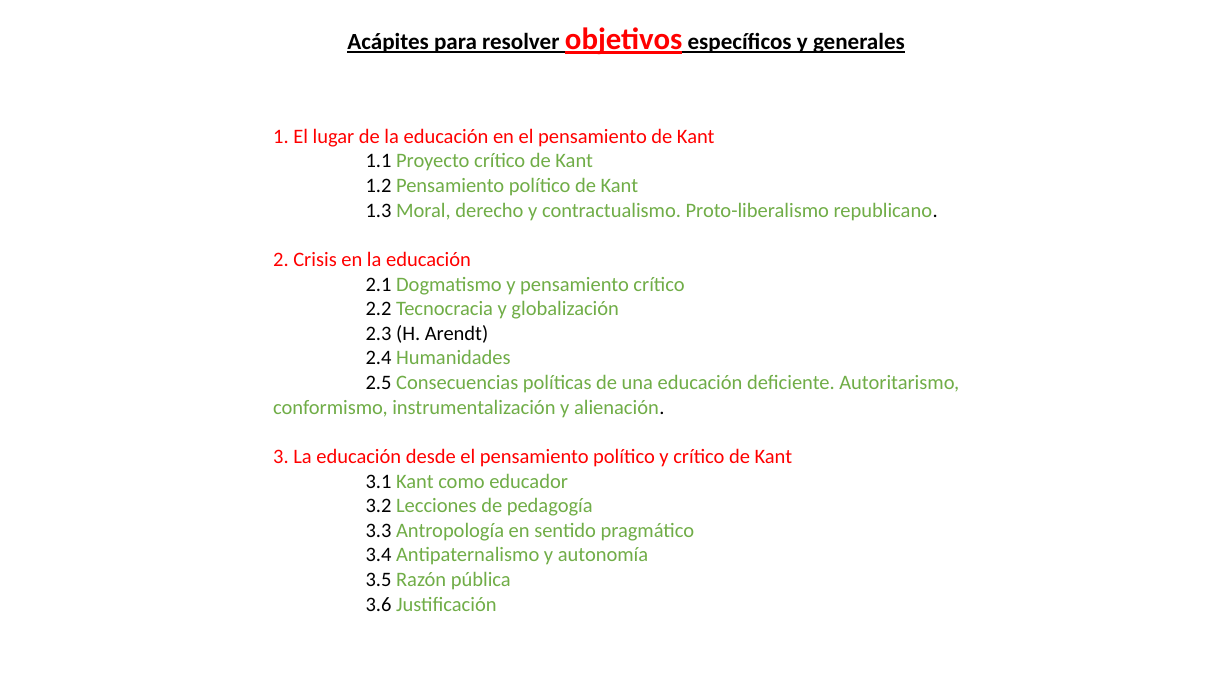
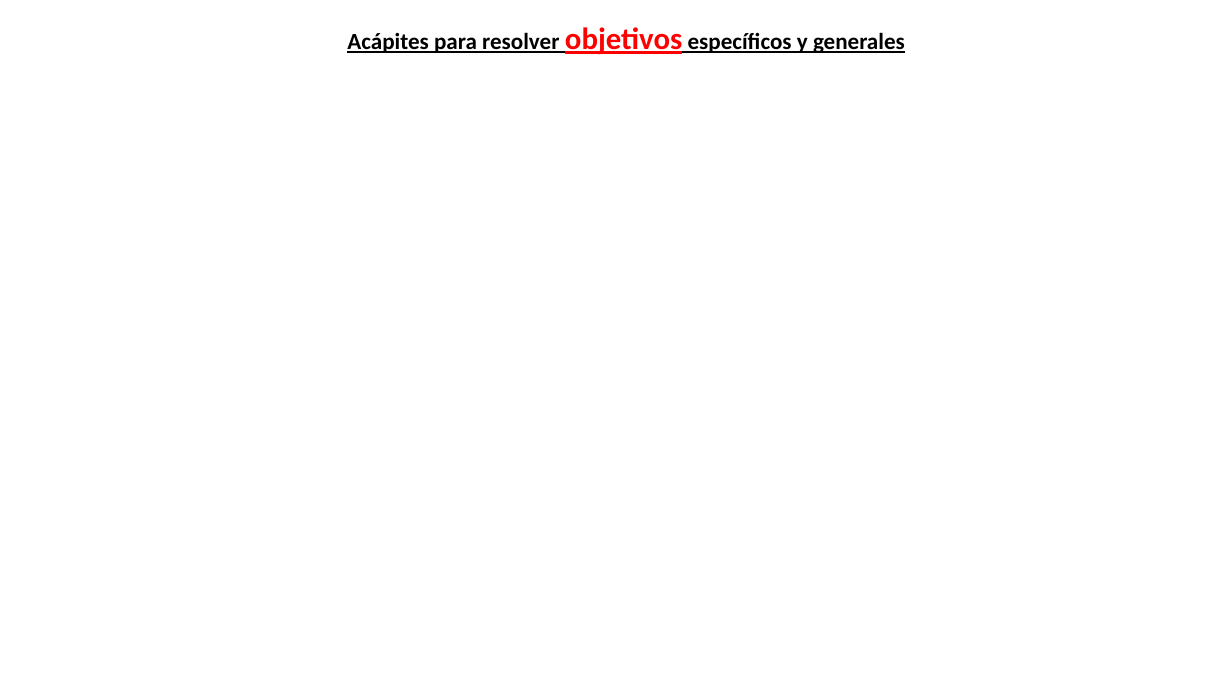
Before and after one commit to zaboltar/zaboltar.github.io, a slide deck: slide 5 of assets uarm/2023 2 UarmPCrit/tesis docs/esquema tesis expo.pptx (slide 4 before the commit). Drawn at 1232x693 pixels with LibreOffice and Linux fonts; fonts in the diff are those of the drawing. Boxes give left, top, right and bottom in pixels: in the first picture for what was removed or moved away, otherwise in the second. Text is boxed around its words. In the diff, an @@ line names an element or a change of style, - is before the commit and + after.

```diff
--- a/assets uarm/2023 2 UarmPCrit/tesis docs/esquema tesis expo.pptx
+++ b/assets uarm/2023 2 UarmPCrit/tesis docs/esquema tesis expo.pptx
@@ text removed at [273, 128, 959, 611] @@
-1. El lugar de la educación en el pensamiento de Kant
-1.1 Proyecto crítico de Kant
-1.2 Pensamiento político de Kant
-1.3 Moral, derecho y contractualismo. Proto-liberalismo republicano.
-2. Crisis en la educación
-2.1 Dogmatismo y pensamiento crítico
-2.2 Tecnocracia y globalización
-2.3 (H. Arendt)
-2.4 Humanidades
-2.5 Consecuencias políticas de una educación deficiente. Autoritarismo, conformismo, instrumentalización y alienación.
-3. La educación desde el pensamiento político y crítico de Kant
-3.1 Kant como educador
-3.2 Lecciones de pedagogía
-3.3 Antropología en sentido pragmático
-3.4 Antipaternalismo y autonomía
-3.5 Razón pública
-3.6 Justificación
```
Also in this commit, not shown: 3 other slides changed, 1 slide added, 21 slides removed, 22 other files.
